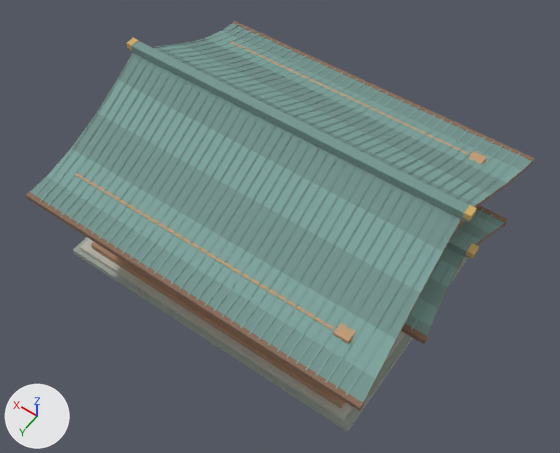
Renders of the OBJ model asset/maps/rural-town/shrine-worship-hall.obj from each side of a commit.
The view is the same before and after, from a 50 mm lens placed at (-8.37, 11.72, 19.38), pointed at (-0.56, 0.78, 2.18). The lights are fixed; the arrows at lower left show +X, +Y and +Z. The older version comes first. Where no turn or scale is listed for an object, it has been applied to the vertices. Vertices at exactly the same position are counted once.

The scene before the commit, as lines of its bpy script (objects in view):
```python
ob_shrine_worship_hall = bpy.data.objects.new('shrine-worship-hall', me_shrine_worship_hall)
ob_shrine_worship_hall.location = (0.0, 0.0, 0.0)
```
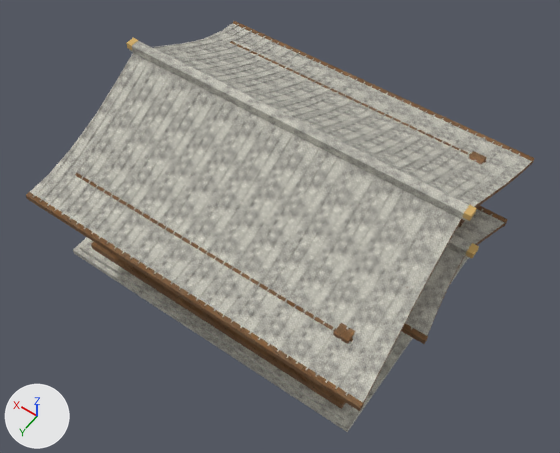
The change, as a diff of the scene's bpy script:
```diff
--- a/asset/maps/rural-town/shrine-worship-hall.obj.py
+++ b/asset/maps/rural-town/shrine-worship-hall.obj.py
@@ img_valley_weathered_stone_png @@
+img_valley_weathered_stone_png = load_image('valley-weathered-stone.png', 'valley-weathered-stone.png', 512, 512, 'sRGB')
@@ img_wood_jpg @@
+img_wood_jpg = load_image('wood.jpg', 'wood.jpg', 1024, 1024, 'sRGB')
@@ mat_shrineweathered @@
 mat_shrineweathered = principled_material('shrineWeathered')
-mat_shrineweathered.base_color = (0.34, 0.38, 0.33)  # grey #9ea69b
+mat_shrineweathered.texture = img_valley_weathered_stone_png
 mat_shrineweathered.roughness = 1.0
@@ mat_shrinestone @@
 mat_shrinestone = principled_material('shrineStone')
-mat_shrinestone.base_color = (0.49, 0.49, 0.43)  # grey #babaaf
+mat_shrinestone.texture = img_valley_weathered_stone_png
 mat_shrinestone.roughness = 1.0
@@ mat_shrinetimber @@
 mat_shrinetimber = principled_material('shrineTimber')
-mat_shrinetimber.base_color = (0.41, 0.24, 0.145)  # brown #ac866a
+mat_shrinetimber.texture = img_wood_jpg
 mat_shrinetimber.roughness = 1.0
@@ mat_shrinedark @@
 mat_shrinedark = principled_material('shrineDark')
-mat_shrinedark.base_color = (0.25, 0.15, 0.1)  # brown #896c59
+mat_shrinedark.texture = img_wood_jpg
 mat_shrinedark.roughness = 1.0
@@ mat_shrinecedar @@
 mat_shrinecedar = principled_material('shrineCedar')
-mat_shrinecedar.base_color = (0.54, 0.33, 0.18)  # brown #c29b76
+mat_shrinecedar.texture = img_wood_jpg
 mat_shrinecedar.roughness = 1.0
@@ mat_shrinecopper @@
 mat_shrinecopper = principled_material('shrineCopper')
-mat_shrinecopper.base_color = (0.185, 0.31, 0.285)  # greyish cyan #779791
+mat_shrinecopper.texture = img_valley_weathered_stone_png
 mat_shrinecopper.roughness = 1.0
@@ mat_shrinecopperedge @@
 mat_shrinecopperedge = principled_material('shrineCopperEdge')
-mat_shrinecopperedge.base_color = (0.22, 0.39, 0.355)  # greyish cyan #81a8a1
+mat_shrinecopperedge.texture = img_valley_weathered_stone_png
 mat_shrinecopperedge.roughness = 1.0
@@ me_shrine_worship_hall @@
 me_shrine_worship_hall.from_pydata(...)  # 2576 vertices, 1580 faces; spans x -5.82..5.15, y -4.63..4.63, z 0.0..5.55
 # used by ob_shrine_worship_hall; location = (0.0, 0.0, 0.0)
+# me_shrine_worship_hall part 1: texture (UV) coordinates of 1376 of 1580 faces, centred in x -5.82..5.15, y -4.63..4.63, z 0.0..5.53, changed; they spanned u 0.0..1.0, v 0.0..1.0 and now span u -7.65..7.25, v -6.47..7.72
 me_shrine_worship_hall.materials.append(mat_shrineweathered)
```

Changed parts and their boxes (x1, y1, x2, y2) in the pictures (560 x 453 px):
'shrine-worship-hall', surface changed (greyish cyan to grey)
    both: (26, 21, 534, 432)
